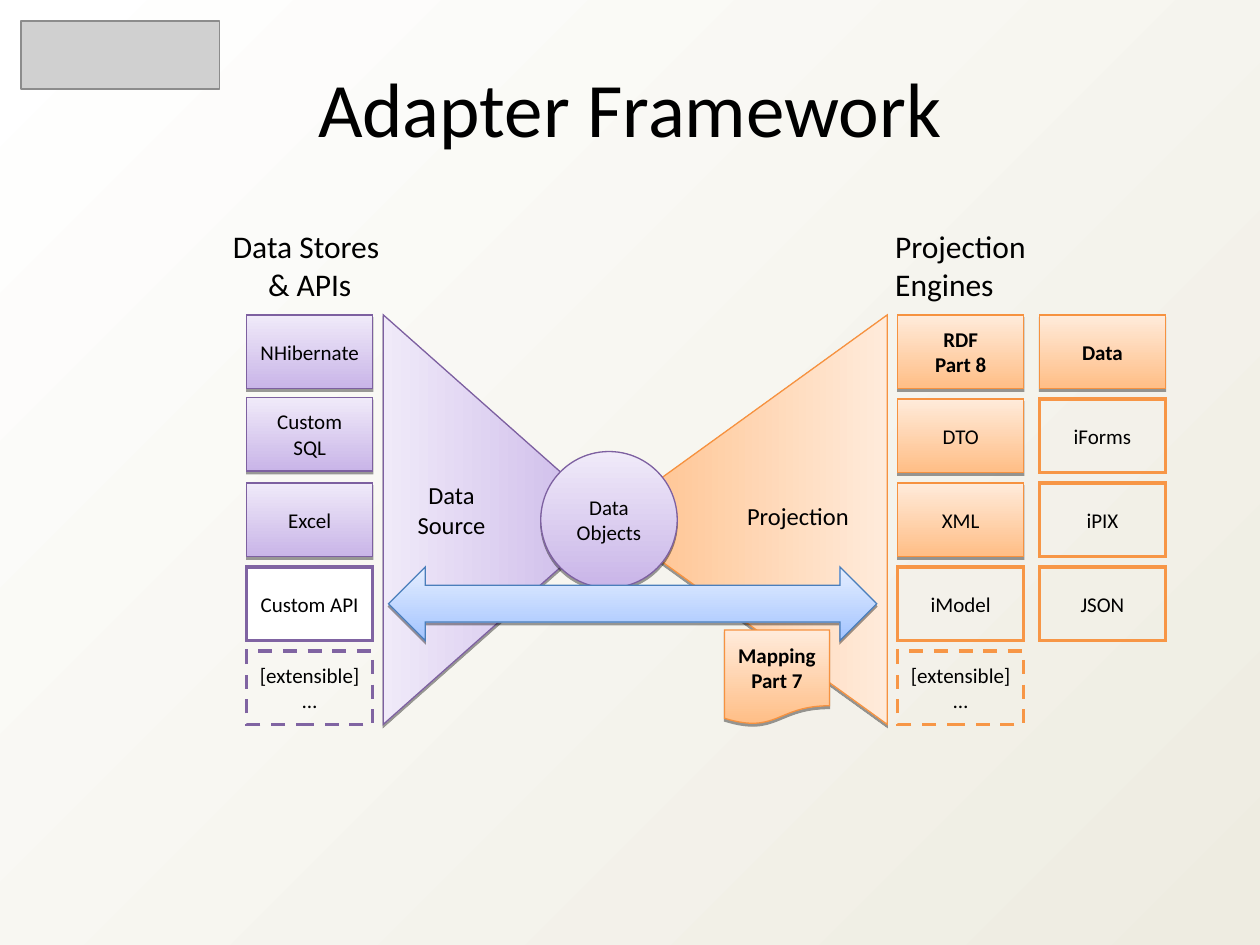
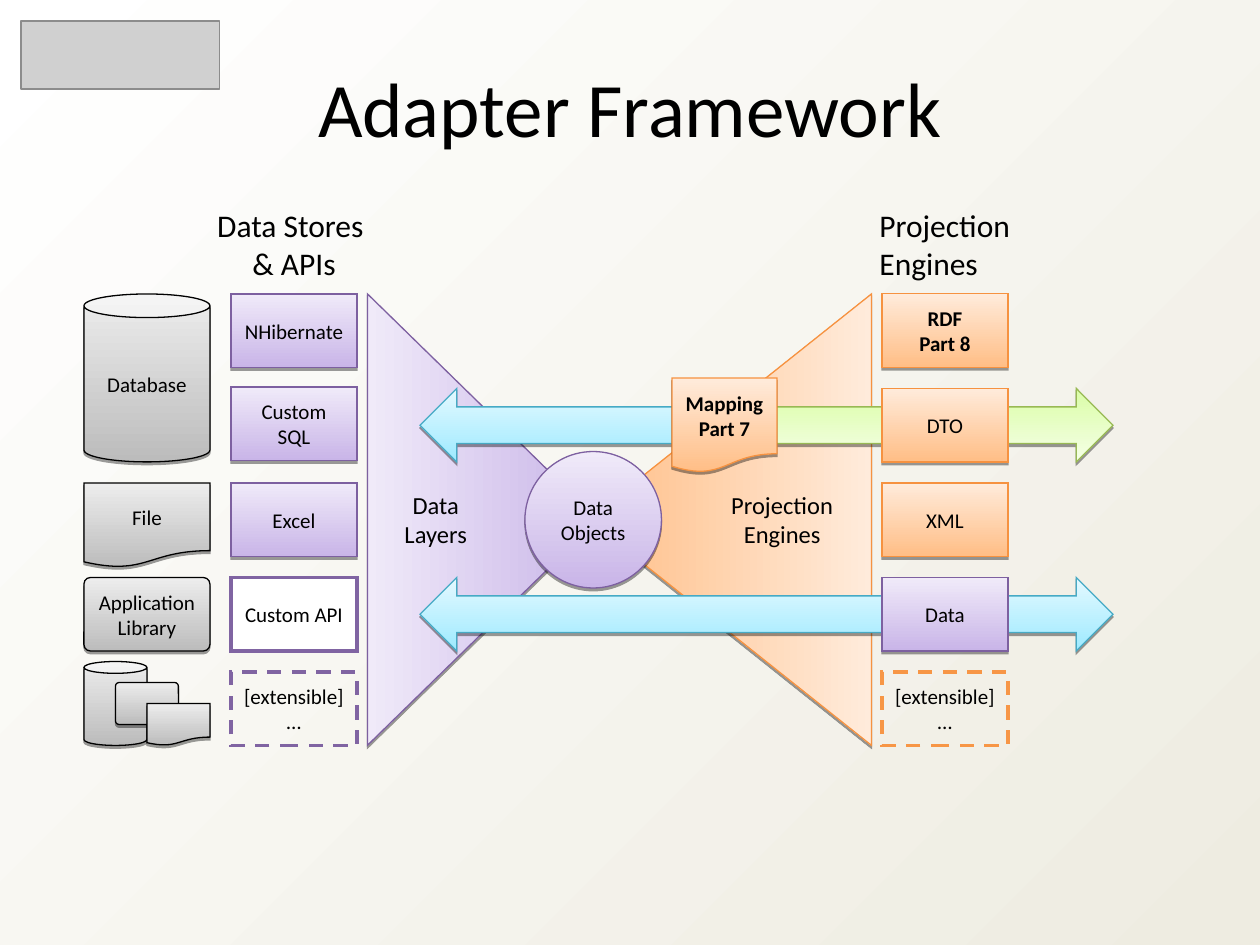
Before and after one commit to heyena/iring-tools, a slide deck: slide 10 of trunk/Documentation/iRINGTools_Overview_v2.1.0.ppt. Drawn at 1260x945 pixels with LibreOffice and Linux fonts; fonts in the diff are those of the drawing; grey boxes stand for pictures. Boxes give left, top, right and bottom in pixels: in the first picture for what was removed or moved away, otherwise in the second. Text is boxed around its words. In the diff, an @@ line names an element or a change of style, - is before the commit and + after.

```diff
--- a/trunk/Documentation/iRINGTools_Overview_v2.1.0.ppt
+++ b/trunk/Documentation/iRINGTools_Overview_v2.1.0.ppt
@@ 2 texts, 2 rectangles moved together from (x1=233, y1=236, x2=1025, y2=388) to (x1=217, y1=215, x2=1009, y2=367) @@
@@ cylinder added at (x1=84, y1=294, x2=210, y2=461), fill gradient #BCBCBC to #EDEDED, outline #000000 0.74 pt, 12 pt, text #000000 @@
+Database
@@ triangle resized from (x1=383, y1=315, x2=614, y2=724) to (x1=367, y1=294, x2=598, y2=745) @@
@@ triangle resized from (x1=604, y1=315, x2=887, y2=724) to (x1=588, y1=294, x2=871, y2=745) @@
@@ rectangle "Custom SQL" moved from (x1=247, y1=397, x2=373, y2=470) to (x1=231, y1=387, x2=357, y2=460) @@
@@ left right arrow added at (x1=420, y1=388, x2=713, y2=461), fill gradient #9EEAFF to #E4F9FF, outline #46AAC5 0.74 pt @@
@@ flow chart document "Mapping Part 7" moved from (x1=724, y1=630, x2=829, y2=724) to (x1=672, y1=378, x2=776, y2=472) @@
@@ left right arrow added at (x1=672, y1=388, x2=1113, y2=461), fill gradient #DAFDA7 to #F5FFE6, outline #98B954 0.74 pt @@
@@ rectangle "DTO" moved from (x1=898, y1=399, x2=1024, y2=472) to (x1=882, y1=388, x2=1008, y2=461) @@
@@ flow chart document added at (x1=84, y1=483, x2=210, y2=567), fill gradient #BCBCBC to #EDEDED, outline #000000 0.74 pt, 12 pt, text #000000 @@
+File
@@ text at (x1=404, y1=498, x2=466, y2=547): text changed @@
-Data
-Source
+Data
+Layers
@@ text at (x1=731, y1=497, x2=833, y2=548): text changed @@
-Projection
+Projection
+Engines
@@ 2 rectangles, 1 ellipse moved together from (x1=247, y1=451, x2=1024, y2=587) to (x1=231, y1=451, x2=1008, y2=587) @@
@@ group removed at (x1=388, y1=399, x2=1166, y2=640): 4 rectangles, 1 left right arrow @@
-iModel
-iForms
-iPIX
-JSON
@@ rounded rectangle added at (x1=84, y1=577, x2=210, y2=650), fill gradient #BCBCBC to #EDEDED, outline #000000 0.74 pt, 12 pt, text #000000 @@
+Application
+Library
@@ rectangle "Custom API" moved from (x1=247, y1=567, x2=373, y2=640) to (x1=231, y1=577, x2=357, y2=650) @@
@@ left right arrow added at (x1=420, y1=577, x2=1113, y2=650), fill gradient #9EEAFF to #E4F9FF, outline #46AAC5 0.74 pt @@
@@ rectangle "Data" moved from (x1=1040, y1=315, x2=1166, y2=388) to (x1=882, y1=577, x2=1008, y2=650) @@
@@ rectangle "Data" at (x1=882, y1=577, x2=1008, y2=650): bold off; fill gradient #FFBE86 to #FFEBDB to gradient #C9B5E8 to #F0EAF9; outline #F69240 0.74 pt to #7D60A0 0.74 pt @@
@@ cylinder added at (x1=84, y1=662, x2=147, y2=746), fill gradient #BCBCBC to #EDEDED, outline #000000 0.74 pt @@
@@ rounded rectangle added at (x1=116, y1=683, x2=179, y2=724), fill gradient #BCBCBC to #EDEDED, outline #000000 0.74 pt @@
@@ rectangle "[extensible]" moved from (x1=247, y1=651, x2=373, y2=724) to (x1=231, y1=672, x2=357, y2=745) @@
@@ rectangle "[extensible]" moved from (x1=898, y1=651, x2=1024, y2=724) to (x1=882, y1=672, x2=1008, y2=745) @@
@@ flow chart document added at (x1=147, y1=703, x2=210, y2=745), fill gradient #BCBCBC to #EDEDED, outline #000000 0.74 pt @@
```
Also in this commit, not shown: 3 other slides changed.
